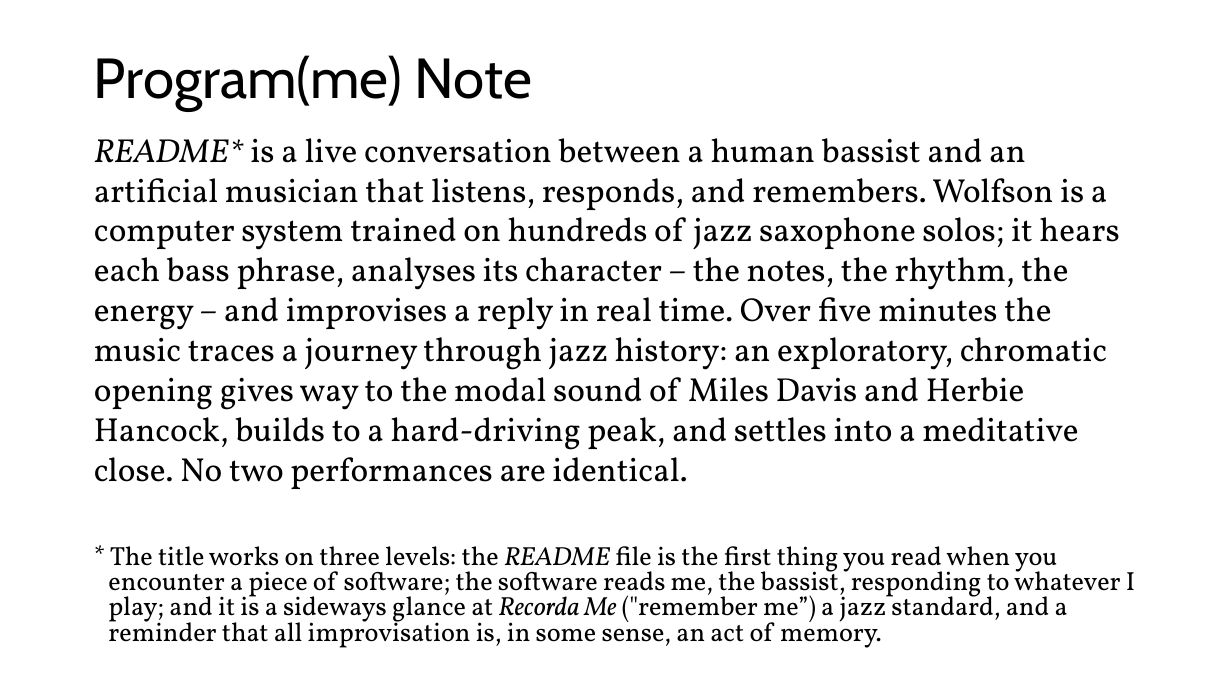
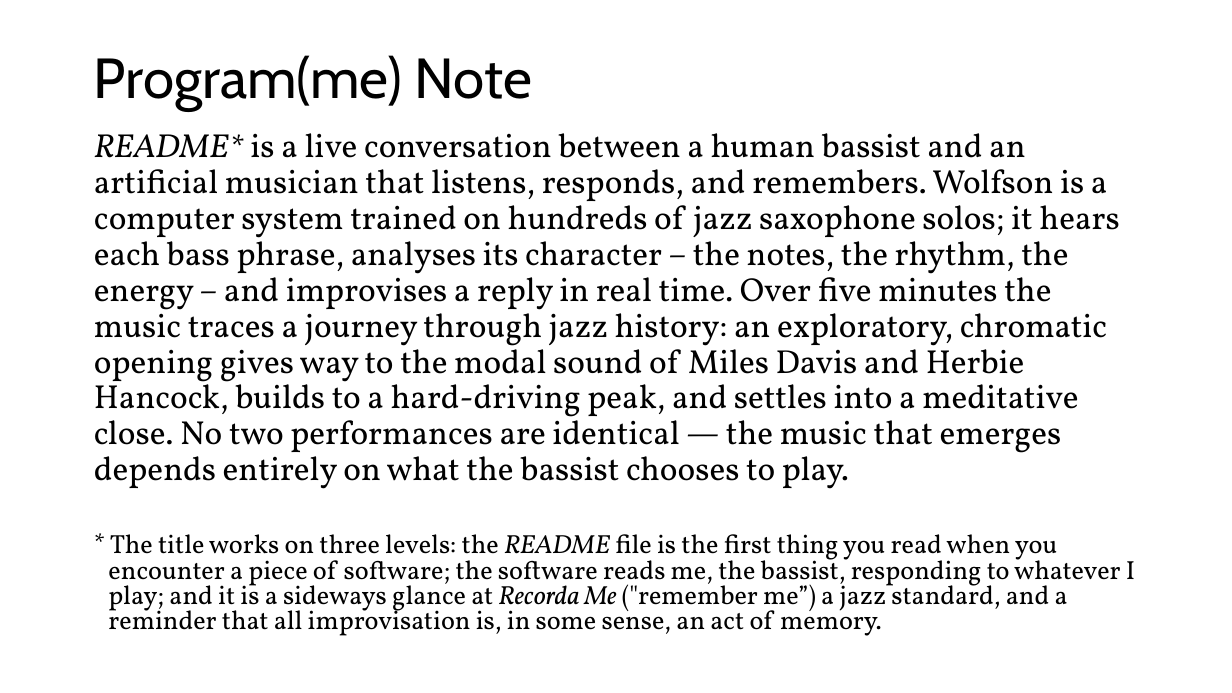
Before and after one commit to davidderoure/wolfson, a slide deck: slide 3 of docs/wolfson.pptx. Drawn at 1232x693 pixels with LibreOffice and Linux fonts; fonts in the diff are those of the drawing. Boxes give left, top, right and bottom in pixels: in the first picture for what was removed or moved away, otherwise in the second. Text is boxed around its words. In the diff, an @@ line names an element or a change of style, - is before the commit and + after.

```diff
--- a/docs/wolfson.pptx
+++ b/docs/wolfson.pptx
@@ text at box(94, 133, 1119, 489): text changed @@
-README* is a live conversation between a human bassist and an artificial musician that listens, responds, and remembers. Wolfson is a computer system trained on hundreds of jazz saxophone solos; it hears each bass phrase, analyses its character – the notes, the rhythm, the energy – and improvises a reply in real time. Over five minutes the music traces a journey through jazz history: an exploratory, chromatic opening gives way to the modal sound of Miles Davis and Herbie Hancock, builds to a hard-driving peak, and settles into a meditative close. No two performances are identical.
+README* is a live conversation between a human bassist and an artificial musician that listens, responds, and remembers. Wolfson is a computer system trained on hundreds of jazz saxophone solos; it hears each bass phrase, analyses its character – the notes, the rhythm, the energy – and improvises a reply in real time. Over five minutes the music traces a journey through jazz history: an exploratory, chromatic opening gives way to the modal sound of Miles Davis and Herbie Hancock, builds to a hard-driving peak, and settles into a meditative close. No two performances are identical — the music that emerges depends entirely on what the bassist chooses to play.
@@ text at box(108, 534, 1135, 636): less space between paragraphs @@
```
Also in this commit, not shown: 1 other slide changed, 1 slide added, 1 slide removed, 3 other files.
